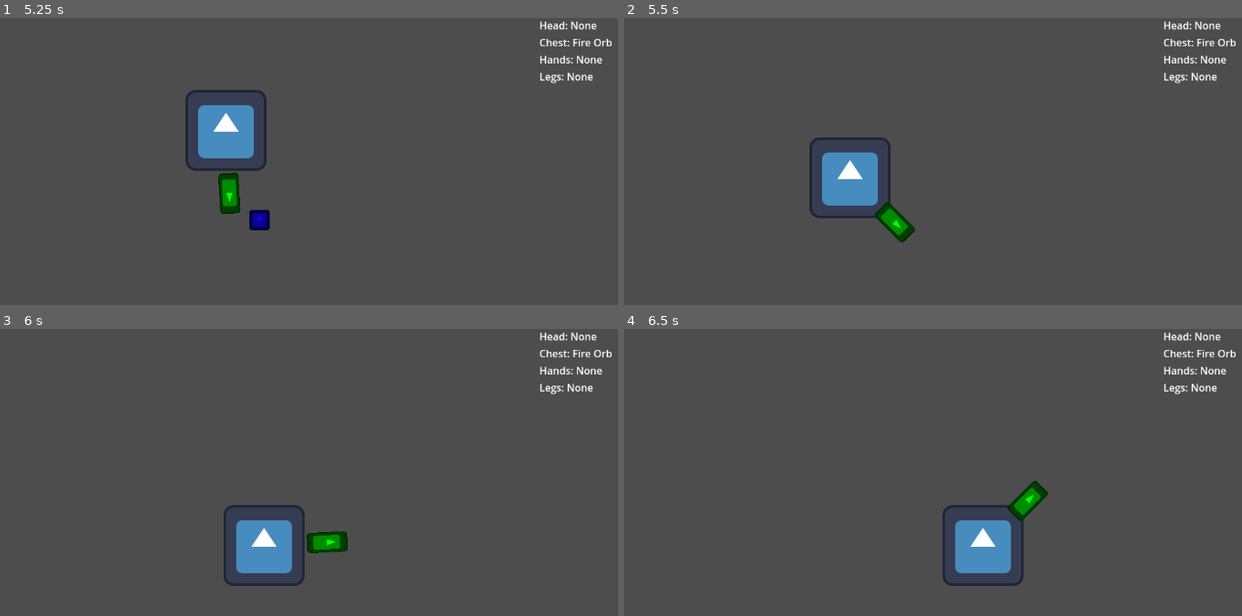
Above: before the commit, frames 1-4 (two rows, left to right).
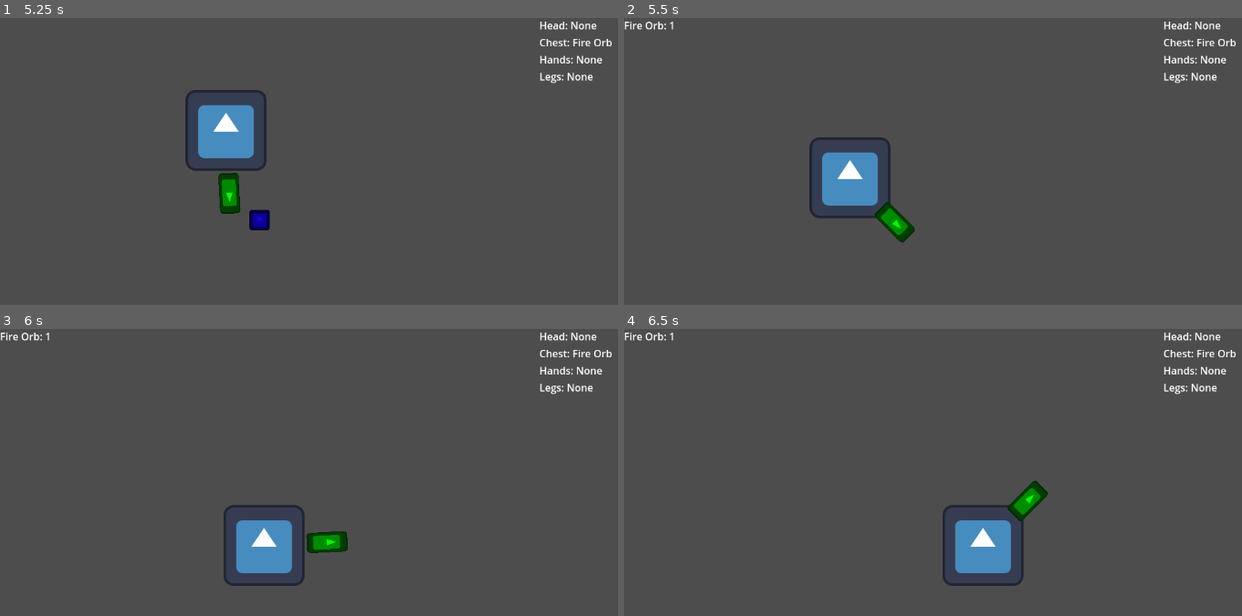
Above: after the commit, the same moments.

Repository: TRushton95/Aberration
Game: Godot game, scene res://game/game.tscn
Two runs of this game, one before a commit and one after it. Both use one fixed random seed, a clock stepped at 60 frames per second and the inputs below. The engine's default icon, where the game draws it, is replaced by a stand-in: a white triangle on a blue panel in a dark square.
Inputs:
- Up to frame 1 (5.25 s): tap Enter (attack) at 0.5, 0.6, 1.35, 2.1, 2.85, 3.6, 4.35, 5.1 s; hold D (move_right) 0.53-1.28 s; hold S (move_down) 1.28-2.03 s; hold D (move_right) 2.03-2.78 s; hold W (move_up) 2.78-3.53 s; hold A (move_left) 3.53-5.03 s; hold S (move_down) from 5.03 s (still down)
- Up to frame 2 (5.5 s): keep holding S (move_down)
- Up to frame 3 (6 s): release S (move_down) at 5.78 s; hold D (move_right) from 5.78 s (still down); tap Enter (attack) at 5.85 s
- Up to frame 4 (6.5 s): keep holding D (move_right)

Frame 1 is identical in both runs. In frame 2, 0.1% of the frame differs, in the area x 0-8%, y 1-5%; in frame 3, 0.1%; in frame 4, 0.1%.

Commit message:
Add orb type data and pickup UI

Diff:
--- /dev/null
+++ b/src/game/data/orb/fire_orb.tres
@@ -0,0 +1,9 @@
+[gd_resource type="Resource" script_class="OrbTypeData" load_steps=2 format=3 uid="uid://bxu3k3mdxbqs2"]
+
+[ext_resource type="Script" uid="uid://ddnjxdw7njsow" path="res://game/data/orb/orb_type_data.gd" id="1_gknho"]
+
+[resource]
+script = ExtResource("1_gknho")
+_type_id = 1
+_display_name = "Fire Orb"
+metadata/_custom_type_script = "uid://ddnjxdw7njsow"
--- /dev/null
+++ b/src/game/data/orb/orb_type_data.gd
@@ -0,0 +1,13 @@
+extends Resource
+class_name OrbTypeData
+
+@export var _type_id : TypeIds.Orb = TypeIds.Orb.UNSET
+@export var _display_name : String = ""
+
+
+func get_type_id() -> TypeIds.Orb:
+	return _type_id
+
+
+func get_display_name() -> String:
+	return _display_name
--- /dev/null
+++ b/src/game/data_structures/orb_collection.gd
@@ -0,0 +1,34 @@
+extends RefCounted
+class_name OrbCollection
+
+var _data : Dictionary[TypeIds.Orb, OrbStack] = {}
+
+
+func add(type_id: TypeIds.Orb, quantity: int) -> void:
+	if _data.has(type_id):
+		_data[type_id].add_quantity(quantity)
+	else:
+		_data[type_id] = OrbStack.new(type_id, quantity)
+
+
+func remove(type_id: TypeIds.Orb, quantity: int) -> void:
+	if !_data.has(type_id):
+		return
+
+	_data[type_id].remove_quantity(quantity)
+
+	if _data[type_id].get_quantity() == 0:
+		_data.erase(type_id)
+
+
+func get_by_id(type_id: TypeIds.Orb) -> OrbStack:
+	var result : OrbStack = null
+
+	if _data.has(type_id):
+		result = _data[type_id]
+
+	return result
+
+
+func get_all() -> Dictionary[TypeIds.Orb, OrbStack]:
+	return _data
--- /dev/null
+++ b/src/game/data_structures/orb_stack.gd
@@ -0,0 +1,29 @@
+extends RefCounted
+class_name OrbStack
+
+var _orb_type_id : TypeIds.Orb
+var _quantity : int
+
+
+func _init(orb_type_id: TypeIds.Orb, quantity: int) -> void:
+	_orb_type_id = orb_type_id
+	_quantity = quantity if quantity >= 0 else 0
+
+
+func add_quantity(quantity: int) -> void:
+	_quantity += quantity
+
+
+func remove_quantity(quantity: int) -> void:
+	_quantity -= quantity
+
+	if _quantity < 0:
+		_quantity = 0
+
+
+func get_orb_type_id() -> TypeIds.Orb:
+	return _orb_type_id
+
+
+func get_quantity() -> int:
+	return _quantity
--- a/src/game/entities/player/player.gd
+++ b/src/game/entities/player/player.gd
@@ -1,5 +1,7 @@
 extends Entity
 class_name Player
+
+signal picked_up_orb(type_id: TypeIds.Orb)
 
 @export var _direction_component : DirectionComponent
 
@@ -22,6 +24,7 @@
 		var reward : Orb = body.get_reward()
 		set_orb_slot(Enums.OrbSlot.CHEST, reward)
 		body.queue_free()
+		picked_up_orb.emit(reward.get_type_id())
 
 
 func _process(delta: float) -> void:
--- a/src/game/game.gd
+++ b/src/game/game.gd
@@ -3,6 +3,13 @@
 
 @onready var _game_ui : GameUI = $GameUI
 @onready var _player : Player = $Player
+
+var _orb_collection : OrbCollection = OrbCollection.new()
+
+
+func _on_player_picked_up_orb(type_id: TypeIds.Orb) -> void:
+	_orb_collection.add(type_id, 1)
+	_game_ui.set_orb_container_data(_orb_collection.get_all())
 
 
 func _ready() -> void:
--- a/src/game/game.tscn
+++ b/src/game/game.tscn
@@ -19,3 +19,5 @@
 position = Vector2(410, 320)
 
 [node name="GameUI" parent="." instance=ExtResource("5_dxrkv")]
+
+[connection signal="picked_up_orb" from="Player" to="." method="_on_player_picked_up_orb"]
--- /dev/null
+++ b/src/game/global/factories/orb_data_factory.gd
@@ -0,0 +1,26 @@
+extends Node
+class_name OrbDataFactory
+
+const ORB_DATA_PATH_FORMAT : String = "res://game/data/orb/%s.tres"
+
+static var _orb_type_data_file_name_lookup : Dictionary[TypeIds.Orb, String] = {
+	TypeIds.Orb.FIRE: "fire_orb"
+}
+
+static var _cache : Dictionary[TypeIds.Orb, OrbTypeData] = {}
+
+
+static func get_orb_data(type_id: TypeIds.Orb) -> OrbTypeData:
+	if _cache.has(type_id):
+		return _cache[type_id]
+
+	if !_orb_type_data_file_name_lookup.has(type_id):
+		return null
+
+	var orb_type_data_file_name : String = _orb_type_data_file_name_lookup[type_id]
+	var orb_type_data_path : String = ORB_DATA_PATH_FORMAT % [ orb_type_data_file_name ]
+
+	var result : OrbTypeData = load(orb_type_data_path) as OrbTypeData
+	_cache[type_id] = result
+
+	return result
--- a/src/game/orbs/fire/fire_orb.tscn
+++ b/src/game/orbs/fire/fire_orb.tscn
@@ -1,11 +1,11 @@
-[gd_scene load_steps=2 format=3 uid="uid://bu5f5awdhrx2w"]
+[gd_scene load_steps=3 format=3 uid="uid://bu5f5awdhrx2w"]
 
 [ext_resource type="Script" uid="uid://w67uqaco6qi3" path="res://game/orbs/fire/fire_orb.gd" id="1_yyeci"]
+[ext_resource type="Resource" uid="uid://bxu3k3mdxbqs2" path="res://game/data/orb/fire_orb.tres" id="2_1c7ko"]
 
 [node name="FireOrb" type="Node"]
 script = ExtResource("1_yyeci")
-_type_id = 1
-_display_name = "Fire Orb"
+_type_data = ExtResource("2_1c7ko")
 
 [node name="ChestBurningTimer" type="Timer" parent="."]
 
--- a/src/game/orbs/orb.gd
+++ b/src/game/orbs/orb.gd
@@ -14,12 +14,15 @@
 signal head_exited(player: Player)
 signal head_updated(player: Player)
 
-@export var _type_id : TypeIds.Orb = TypeIds.Orb.UNSET
-@export var _display_name : String = ""
+@export var _type_data : OrbTypeData
+
+
+func get_type_id() -> TypeIds.Orb:
+	return _type_data.get_type_id()
 
 
 func get_display_name() -> String:
-	return _display_name
+	return _type_data.get_display_name()
 
 
 func enter_chest(player: Player) -> void:
--- a/src/game/ui/game_ui.gd
+++ b/src/game/ui/game_ui.gd
@@ -7,6 +7,7 @@
 @onready var _chest_orb_label : Label = $VBoxContainer/ChestOrbLabel
 @onready var _hands_orb_label : Label = $VBoxContainer/HandsOrbLabel
 @onready var _legs_orb_label : Label = $VBoxContainer/LegsOrbLabel
+@onready var _orb_container_panel : GameUI_OrbContainerPanel = $OrbContainerPanel
 
 
 func set_orb_names(head: String, chest: String, hands: String, legs: String) -> void:
@@ -14,3 +15,7 @@
 	_chest_orb_label.text = ORB_LABEL_FORMAT % [ "Chest", chest ]
 	_hands_orb_label.text = ORB_LABEL_FORMAT % [ "Hands", hands ]
 	_legs_orb_label.text = ORB_LABEL_FORMAT % [ "Legs", legs ]
+
+
+func set_orb_container_data(orb_data: Dictionary[TypeIds.Orb, OrbStack]) -> void:
+	_orb_container_panel.set_data(orb_data)
--- a/src/game/ui/game_ui.tscn
+++ b/src/game/ui/game_ui.tscn
@@ -1,6 +1,7 @@
-[gd_scene load_steps=2 format=3 uid="uid://dndwvdj1mvb75"]
+[gd_scene load_steps=3 format=3 uid="uid://dndwvdj1mvb75"]
 
 [ext_resource type="Script" uid="uid://p8whomltc25m" path="res://game/ui/game_ui.gd" id="1_2yi3t"]
+[ext_resource type="PackedScene" uid="uid://fc1w8c45lf42" path="res://game/ui/orb_container_panel/orb_container_panel.tscn" id="2_6fwhv"]
 
 [node name="GameUI" type="CanvasLayer"]
 script = ExtResource("1_2yi3t")
@@ -23,3 +24,5 @@
 
 [node name="LegsOrbLabel" type="Label" parent="VBoxContainer"]
 layout_mode = 2
+
+[node name="OrbContainerPanel" parent="." instance=ExtResource("2_6fwhv")]
--- /dev/null
+++ b/src/game/ui/orb_container_panel/orb_container_panel.gd
@@ -0,0 +1,31 @@
+extends PanelContainer
+class_name GameUI_OrbContainerPanel
+
+@onready var _container : VBoxContainer = $VBoxContainer
+
+
+func set_data(orb_collection_data: Dictionary[TypeIds.Orb, OrbStack]) -> void:
+	for orb_type_id in orb_collection_data.keys():
+		var orb_stack : OrbStack = orb_collection_data[orb_type_id]
+		if orb_stack == null:
+			continue
+
+		var orb_type_data : OrbTypeData = OrbDataFactory.get_orb_data(orb_type_id)
+		if orb_type_data == null:
+			continue
+
+		var label : Label = Label.new()
+		label.text = "%s: %s" % [ orb_type_data.get_display_name(), orb_stack.get_quantity() ]
+
+		_container.add_child(label)
+
+
+func _clear() -> void:
+	var children : Array[Node] = _container.get_children()
+
+	for i in children.size():
+		var child : Node = children[i]
+		if child == null:
+			continue
+
+		child.queue_free()
--- /dev/null
+++ b/src/game/ui/orb_container_panel/orb_container_panel.tscn
@@ -0,0 +1,14 @@
+[gd_scene load_steps=3 format=3 uid="uid://fc1w8c45lf42"]
+
+[ext_resource type="Script" uid="uid://bb4fcl1ay87lk" path="res://game/ui/orb_container_panel/orb_container_panel.gd" id="1_5o3ms"]
+
+[sub_resource type="StyleBoxEmpty" id="StyleBoxEmpty_5o3ms"]
+
+[node name="OrbContainerPanel" type="PanelContainer"]
+offset_right = 40.0
+offset_bottom = 40.0
+theme_override_styles/panel = SubResource("StyleBoxEmpty_5o3ms")
+script = ExtResource("1_5o3ms")
+
+[node name="VBoxContainer" type="VBoxContainer" parent="."]
+layout_mode = 2
Not shown, added: src/game/data/orb/orb_type_data.gd.uid
Not shown, added: src/game/data_structures/orb_collection.gd.uid
Not shown, added: src/game/data_structures/orb_stack.gd.uid
Not shown, added: src/game/global/factories/orb_data_factory.gd.uid
Not shown, added: src/game/ui/orb_container_panel/orb_container_panel.gd.uid
